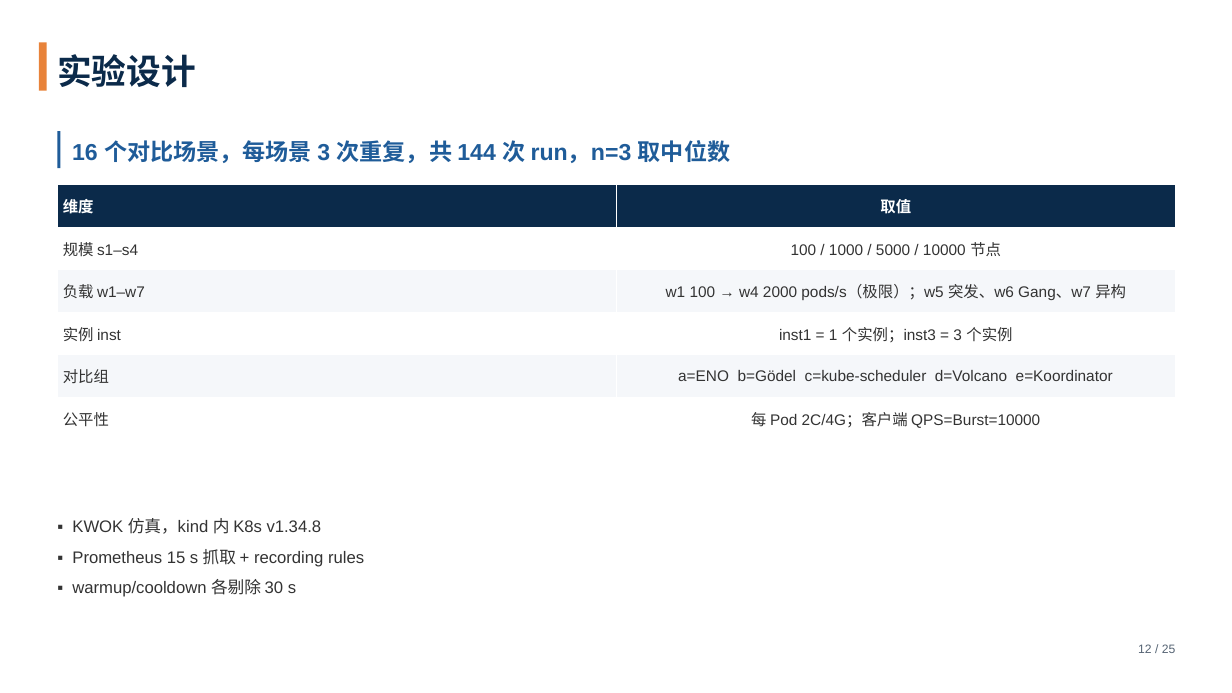
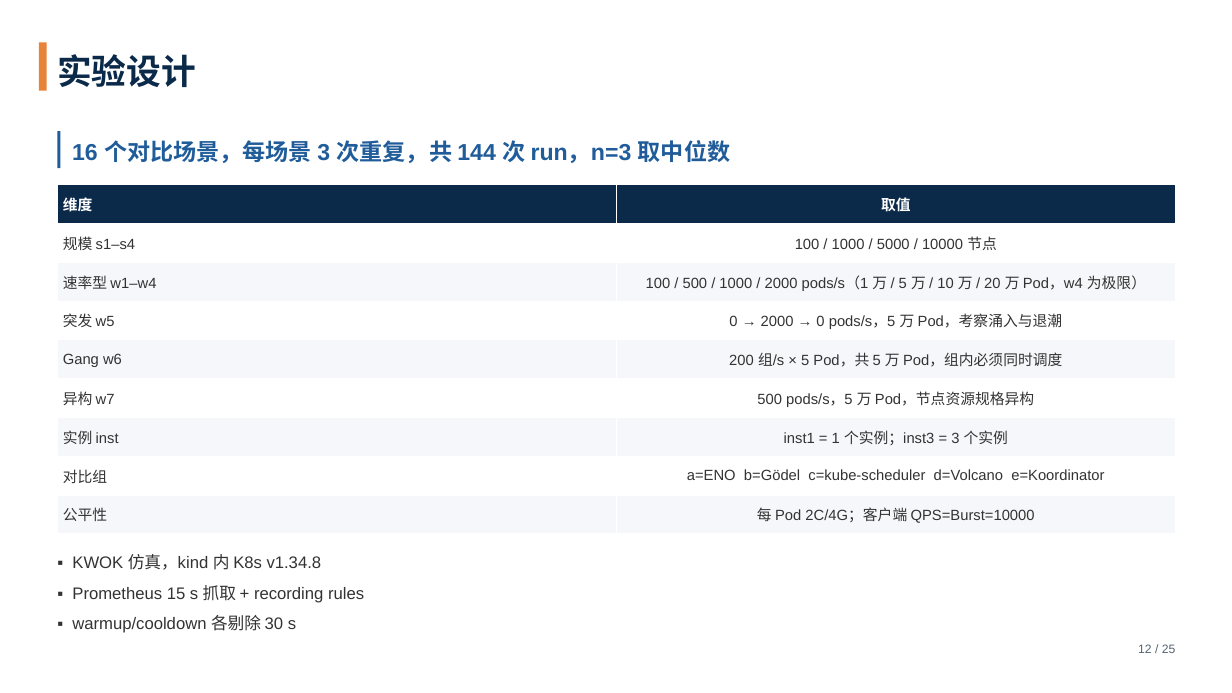
Before and after one commit to tengfei86/godel-scheduler, a slide deck: slide 12 of docs/thesis/defense/答辩PPT-基于etcd的分布式Kubernetes调度器.pptx. Drawn at 1232x693 pixels with LibreOffice and Linux fonts; fonts in the diff are those of the drawing. Boxes give left, top, right and bottom in pixels: in the first picture for what was removed or moved away, otherwise in the second. Text is boxed around its words. In the diff, an @@ line names an element or a change of style, - is before the commit and + after.

```diff
--- a/docs/thesis/defense/答辩PPT-基于etcd的分布式Kubernetes调度器.pptx
+++ b/docs/thesis/defense/答辩PPT-基于etcd的分布式Kubernetes调度器.pptx
@@ table at bbox=[57, 185, 1176, 534] @@
-row 3: 负载 w1–w7 | w1 100 → w4 2000 pods/s（极限）；w5 突发、w6 Gang、w7 异构
+row 3: 速率型 w1–w4 | 100 / 500 / 1000 / 2000 pods/s（1 万 / 5 万 / 10 万 / 20 万 Pod，w4 为极限）
+row 4: 突发 w5 | 0 → 2000 → 0 pods/s，5 万 Pod，考察涌入与退潮
+row 5: Gang w6 | 200 组/s × 5 Pod，共 5 万 Pod，组内必须同时调度
+row 6: 异构 w7 | 500 pods/s，5 万 Pod，节点资源规格异构
@@ text "▪ KWOK 仿真，kind 内 K8s ...": place and size @@
-text "▪ KWOK 仿真，kind 内 K8s ..." at bbox=[72, 518, 364, 597]
+text "▪ KWOK 仿真，kind 内 K8s ..." at bbox=[72, 554, 364, 633]
```
Also in this commit, not shown: 6 other slides changed, 2 other files.
